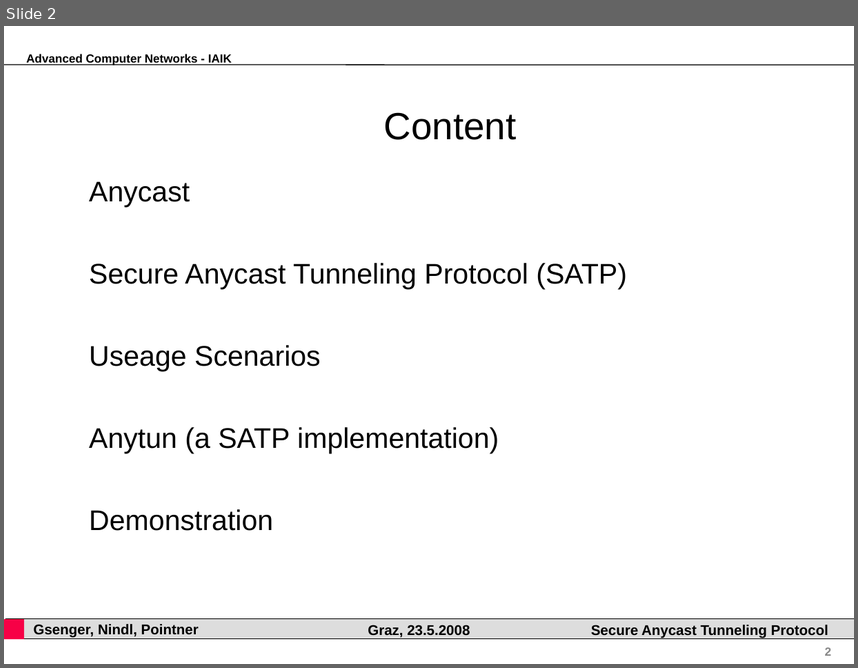
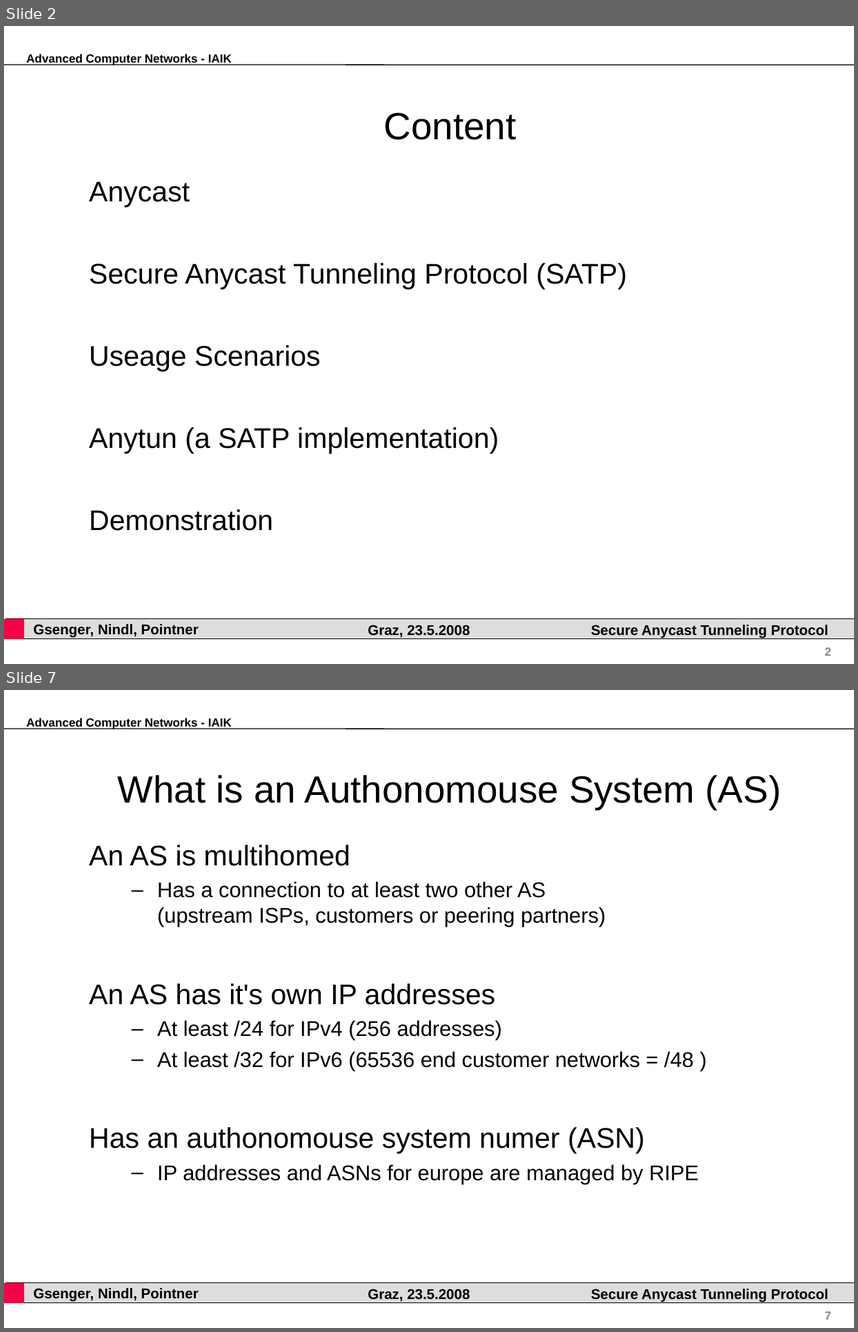
Before and after one commit to pyhedgehog/anytun, a slide deck: papers/acn.ppt. Shown one above the other, each under a label of ours: slide 2 before the commit, slides 2 and 7 after it; the slides between them are not shown. The pictures are 858x668 and 858x1332 pixels, drawn with LibreOffice and Linux fonts; fonts in the diff are those of the drawing; background and template pictures are left out. Boxes give left, top, right and bottom in pixels: in the first picture for what was removed or moved away, otherwise in the second. Text is boxed around its words. In the diff, an @@ line names an element or a change of style, - is before the commit and + after.

```diff
--- a/papers/acn.ppt
+++ b/papers/acn.ppt
@@ slide 7 added at bbox=[4, 690, 854, 1328], background #FFFFFF; not listed: 7 template elements that a slide beside it also shows @@
@@ title added at bbox=[118, 775, 782, 809], 32 pt, text #000000 @@
+What is an Authonomouse System (AS)
@@ text added at bbox=[89, 845, 699, 1183], 18 pt, text #000000 @@
+An AS is multihomed
+  – Has a connection to at least two other AS
+    (upstream ISPs, customers or peering partners)
+An AS has it's own IP addresses
+  – At least /24 for IPv4 (256 addresses)
+  – At least /32 for IPv6 (65536 end customer networks = /48 )
+Has an authonomouse system numer (ASN)
+  – IP addresses and ASNs for europe are managed by RIPE
```
Also in this commit, not shown: 1 slide changed, 5 other slides added, 2 other files.
